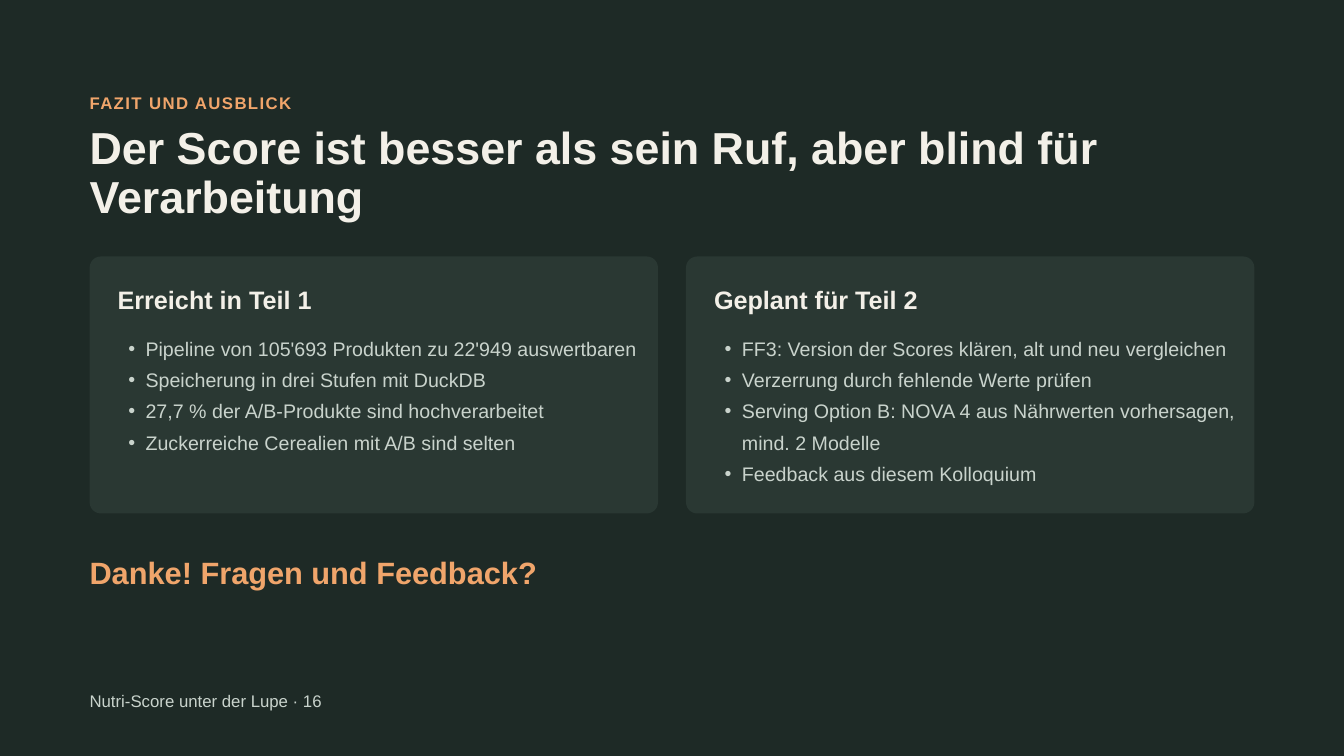
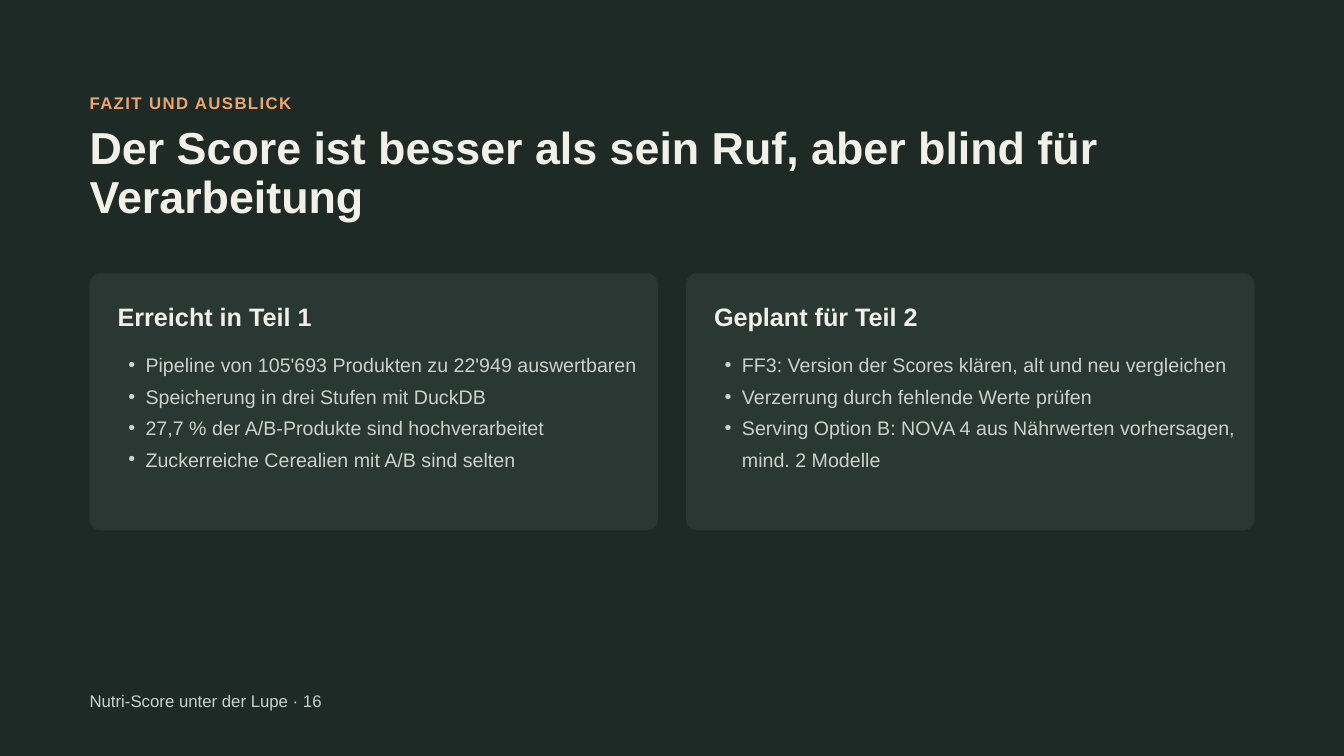
Before and after one commit to Andrea1700/nutriscore-projekt, a slide deck: slide 16 of praesentation/nutri_score_teil1.pptx. Drawn at 1344x756 pixels with LibreOffice and Linux fonts; fonts in the diff are those of the drawing. Boxes give left, top, right and bottom in pixels: in the first picture for what was removed or moved away, otherwise in the second. Text is boxed around its words. In the diff, an @@ line names an element or a change of style, - is before the commit and + after.

```diff
--- a/praesentation/nutri_score_teil1.pptx
+++ b/praesentation/nutri_score_teil1.pptx
@@ 4 texts, 2 rounded rectangles: place and size @@
-4 texts, 2 rounded rectangles at <box>90,256,1255,513</box>
+4 texts, 2 rounded rectangles at <box>90,273,1255,530</box>
@@ text at <box>742,467,1036,485</box>: paragraph removed @@
-• Feedback aus diesem Kolloquium
@@ text removed at <box>90,561,537,589</box> @@
-Danke! Fragen und Feedback?
```
Also in this commit, not shown: 4 other slides changed, 1 other file.
